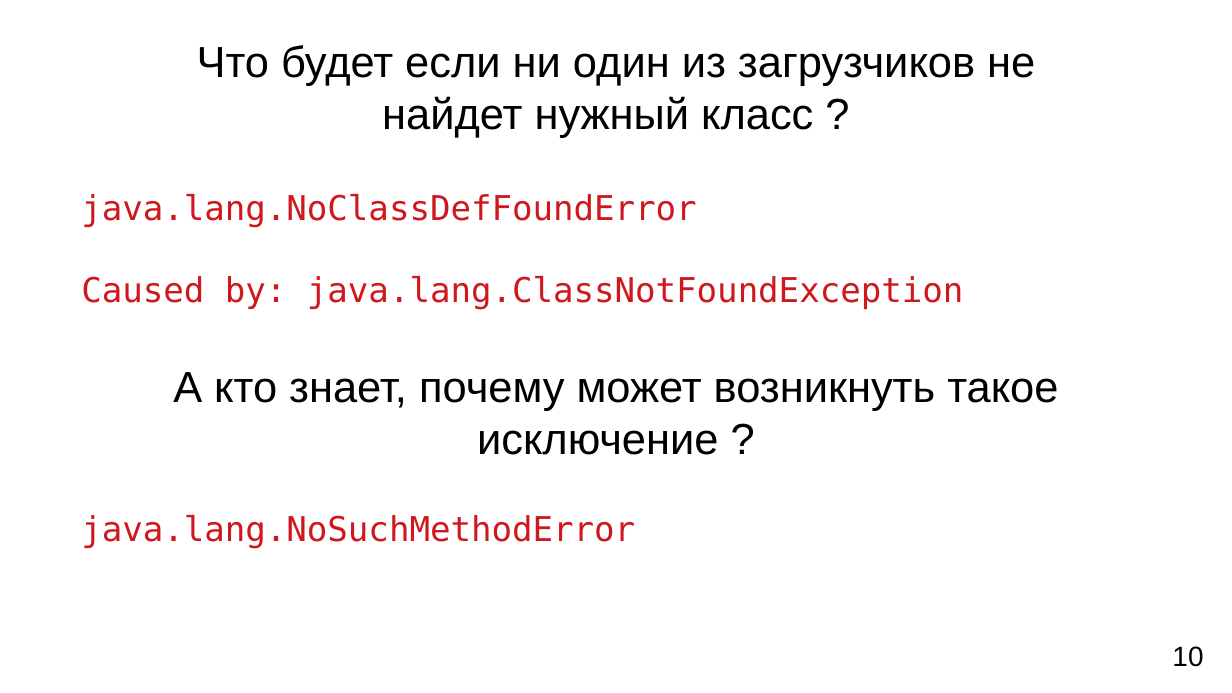
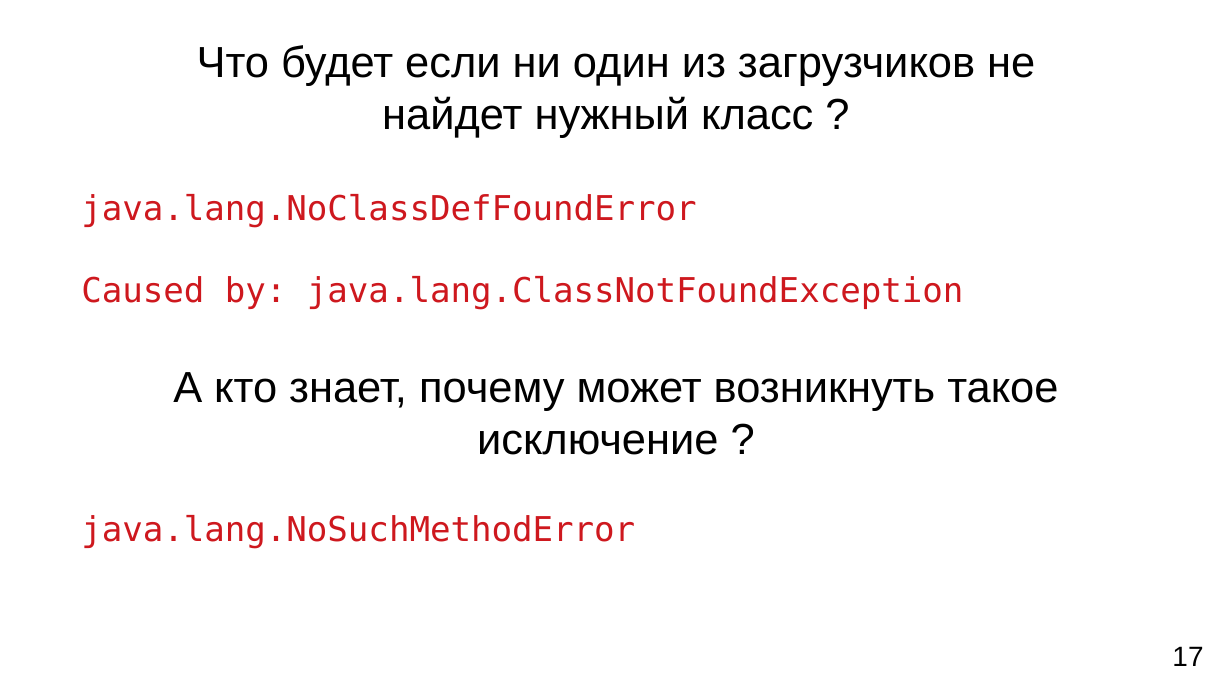
Before and after one commit to DenisPavlov/classloaders, a slide deck: slide 17 of resources/presentation.odp. Drawn at 1232x693 pixels with LibreOffice and Linux fonts; fonts in the diff are those of the drawing. Boxes give left, top, right and bottom in pixels: in the first picture for what was removed or moved away, otherwise in the second. Text is boxed around its words. In the diff, an @@ line names an element or a change of style, - is before the commit and + after.

```diff
--- a/resources/presentation.odp
+++ b/resources/presentation.odp
@@ text at (1172,646,1203,666): text changed @@
-10
+17
```
Also in this commit, not shown: 20 other slides changed, 1 slide removed, 1 other file.
